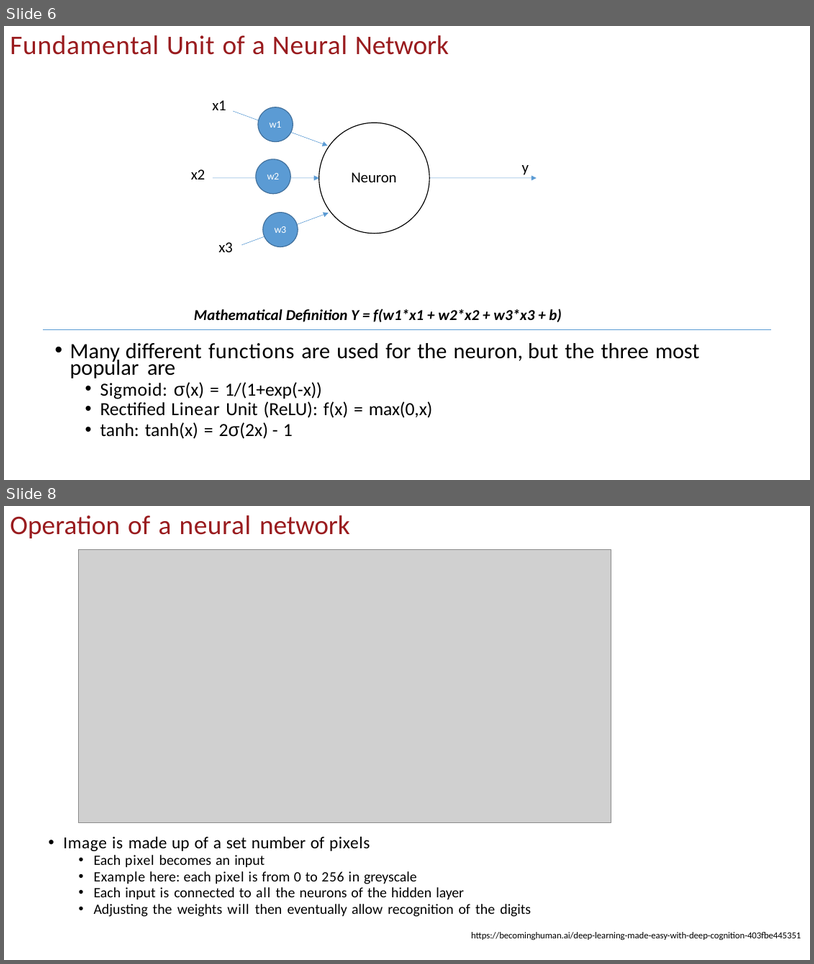
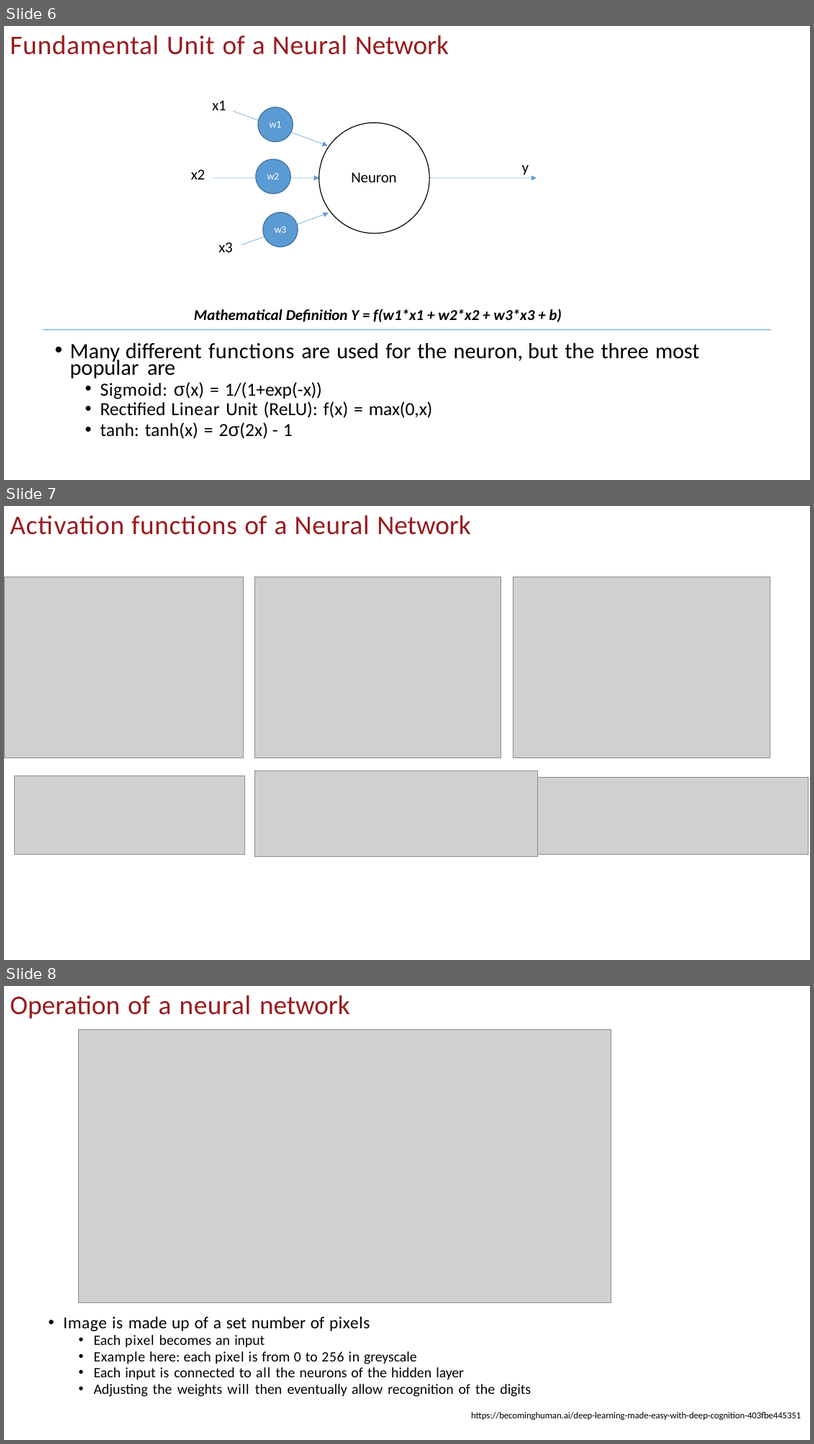
Before and after one commit to uscee105/ee105, a slide deck: assets/module-4-ml/mod-4-lecture-19-20-nn.pptx. Shown one above the other, each under a label of ours: slides 6 and 8 before the commit, slides 6, 7 and 8 after it; the slides between them are not shown. The pictures are 814x964 and 814x1444 pixels, drawn with LibreOffice and Linux fonts; fonts in the diff are those of the drawing; grey boxes stand for pictures; background and template pictures are left out. Boxes give left, top, right and bottom in pixels: in the first picture for what was removed or moved away, otherwise in the second. Text is boxed around its words. In the diff, an @@ line names an element or a change of style, - is before the commit and + after.

```diff
--- a/assets/module-4-ml/mod-4-lecture-19-20-nn.pptx
+++ b/assets/module-4-ml/mod-4-lecture-19-20-nn.pptx
@@ slide 7 added at [4, 506, 810, 960], background #FFFFFF @@
@@ title added at [10, 515, 471, 535], 32 pt, text #991B1E @@
+Activation functions of a Neural Network
@@ picture added at [4, 577, 243, 758] @@
@@ picture added at [255, 577, 502, 758] @@
@@ picture added at [513, 577, 771, 758] @@
@@ picture added at [14, 776, 244, 854] @@
@@ picture added at [255, 770, 538, 857] @@
@@ picture added at [538, 777, 808, 854] @@
```
Also in this commit, not shown: 3 slides changed, 3 other slides added, 9 slides removed, 7 other files.
